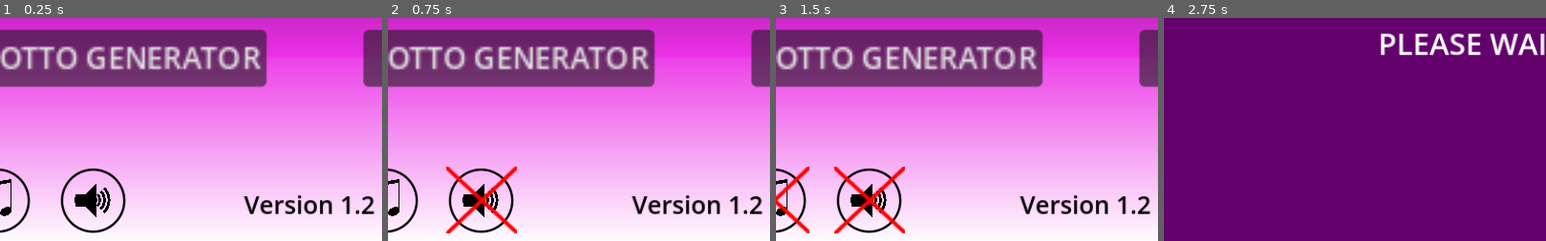
Above: before the commit, frames 1-4 (left to right).
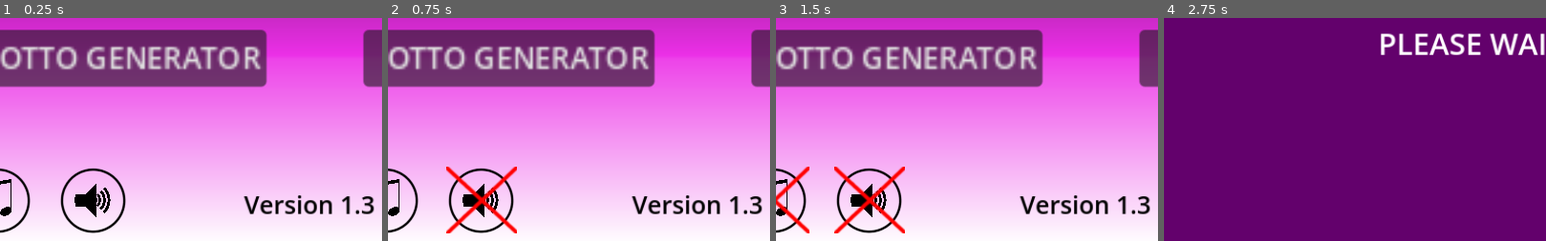
Above: after the commit, the same moments.

Repository: hffriman/Freemans-Party-Games
Game: Godot game, scene res://scenes/main_menu.tscn
Same seed, same stepped clock (60 frames per second), same inputs: the game is played once before the commit and once after it.
Inputs (mouse positions are % of the whole screen's width and height, from its top left):
- Up to frame 1 (0.25 s): no input
- Up to frame 2 (0.75 s): click (21, 91) at 0.5 s
- Up to frame 3 (1.5 s): click (9, 91) at 1.25 s
- Up to frame 4 (2.75 s): click "LOTTO GENERATOR" at 2 s
The pictures show only the part of the screen within x 9-59%, y 50-100%; the shares and areas given below are measured in that part.

The runs differ from the first frame. In frame 1, 0.1% of the frame differs, in the area x 94-98%, y 79-89%; in frame 2, 0.1%; in frame 3, 0.1%; in frame 4, nothing differs.

Commit message:
Another small fix for the version 1.3

Diff:
--- a/scenes/main_menu.tscn
+++ b/scenes/main_menu.tscn
@@ -97,7 +97,7 @@
 offset_top = -0.00012207
 offset_right = 0.431885
 offset_bottom = -0.200012
-text = "Version 1.2"
+text = "Version 1.3"
 label_settings = SubResource("LabelSettings_43p0x")
 
 [node name="SoundButton" parent="." instance=ExtResource("2_iof6i")]
